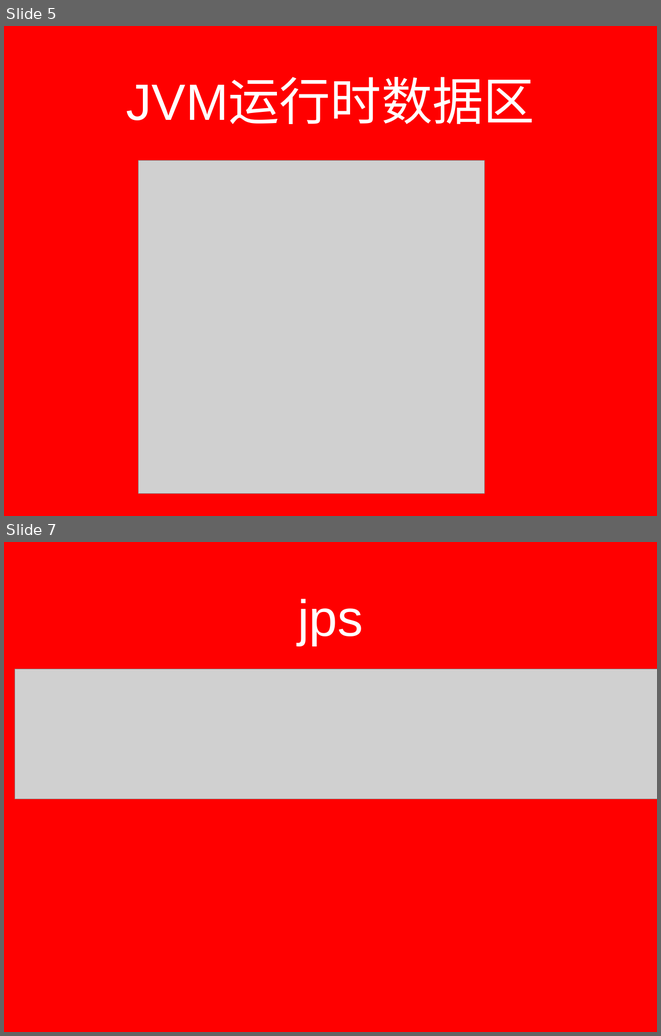
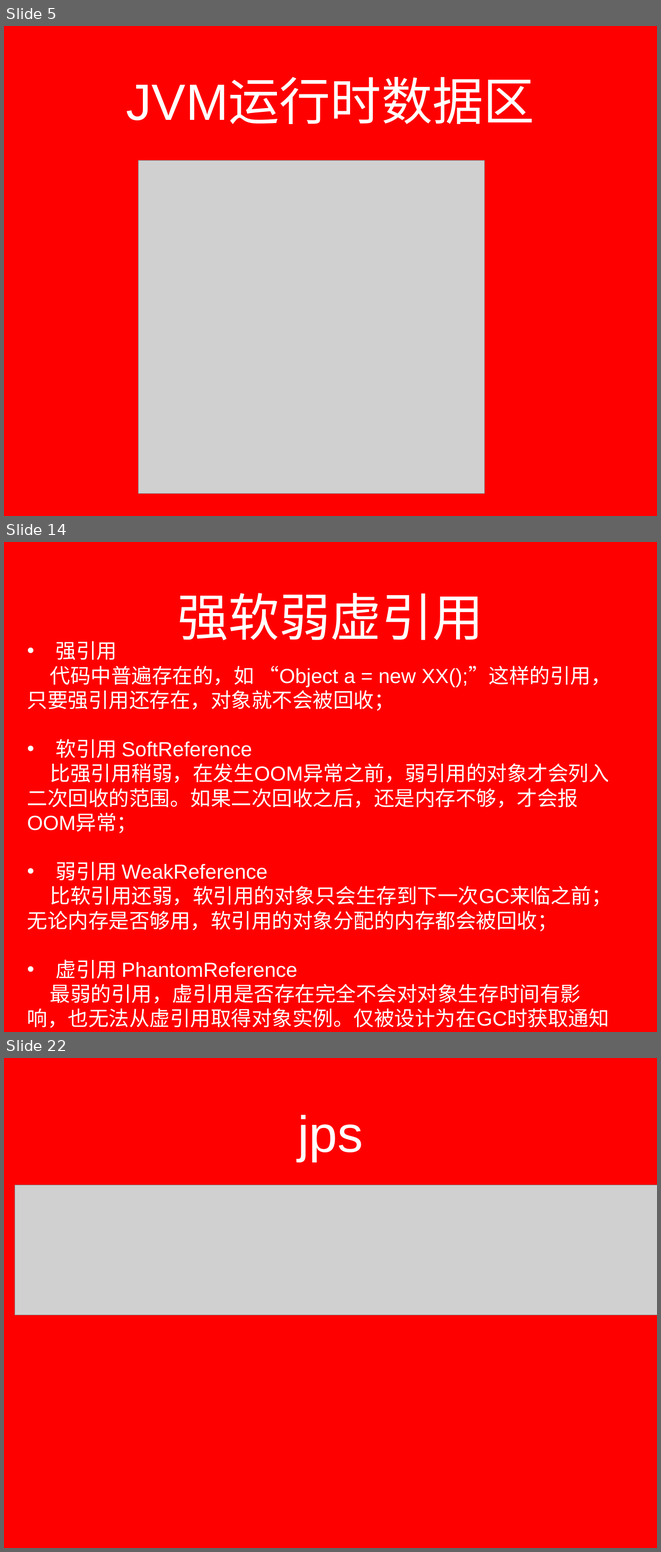
Before and after one commit to lxyangfan/lxyangfan, a slide deck: source/_drafts/jvm.pptx. Shown one above the other, each under a label of ours: slides 5 and 7 before the commit, slides 5, 14 and 22 after it; the slides between them are not shown. The pictures are 661x1036 and 661x1552 pixels, drawn with LibreOffice and Linux fonts; fonts in the diff are those of the drawing; grey boxes stand for pictures; background and template pictures are left out. Boxes give left, top, right and bottom in pixels: in the first picture for what was removed or moved away, otherwise in the second. Text is boxed around its words. In the diff, an @@ line names an element or a change of style, - is before the commit and + after.

```diff
--- a/source/_drafts/jvm.pptx
+++ b/source/_drafts/jvm.pptx
@@ slide 14 added at box(4, 542, 657, 1032), background picture (left out) @@
@@ title added at box(177, 593, 483, 641), 80 pt, text #FFFFFF @@
+强软弱虚引用
@@ text added at box(27, 641, 612, 1027), 32 pt, text #FFFFFF @@
+• 强引用
+  代码中普遍存在的，如 “Object a = new XX();”这样的引用，只要强引用还存在，对象就不会被回收；
+  • 软引用 SoftReference
+  比强引用稍弱，在发生OOM异常之前，弱引用的对象才会列入二次回收的范围。如果二次回收之后，还是内存不够，才会报OOM异常；
+  • 弱引用 WeakReference
+  比软引用还弱，软引用的对象只会生存到下一次GC来临之前；无论内存是否够用，软引用的对象分配的内存都会被回收；
+  • 虚引用 PhantomReference
+  最弱的引用，虚引用是否存在完全不会对对象生存时间有影响，也无法从虚引用取得对象实例。仅被设计为在GC时获取通知
@@ what was slide 7 is now slide 22 @@
```
Also in this commit, not shown: 1 slide changed, 14 other slides added.
